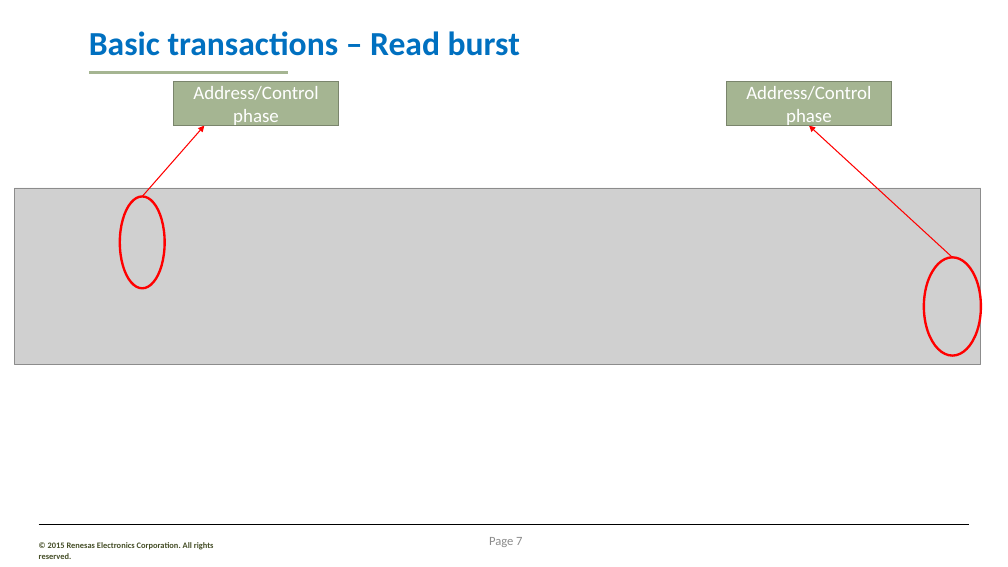
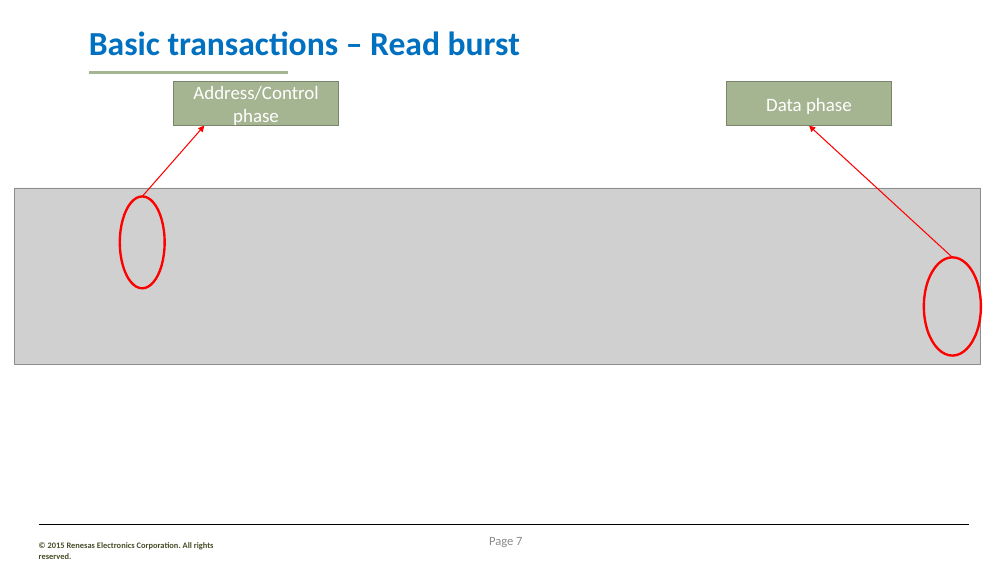
Before and after one commit to nguyenconghuan95/huan.nguyen, a slide deck: slide 7 of AXI_present.pptx. Drawn at 1008x567 pixels with LibreOffice and Linux fonts; fonts in the diff are those of the drawing; grey boxes stand for pictures; background and template pictures are left out. Boxes give left, top, right and bottom in pixels: in the first picture for what was removed or moved away, otherwise in the second. Text is boxed around its words. In the diff, an @@ line names an element or a change of style, - is before the commit and + after.

```diff
--- a/AXI_present.pptx
+++ b/AXI_present.pptx
@@ text in rectangle at (766, 98, 852, 114): text changed @@
-Address/Control phase
+Data phase
```
Also in this commit, not shown: 1 other slide changed, 1 other file.
